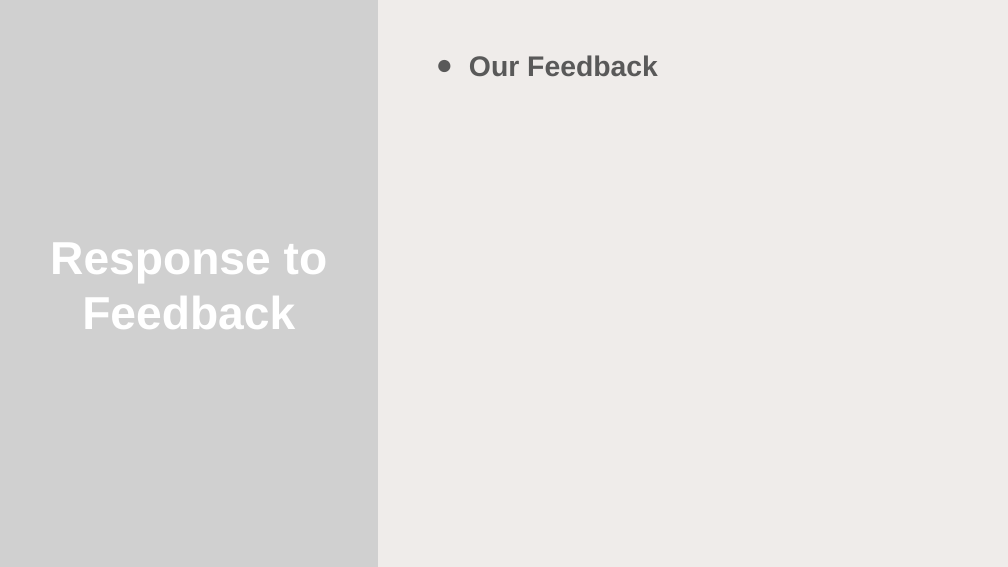
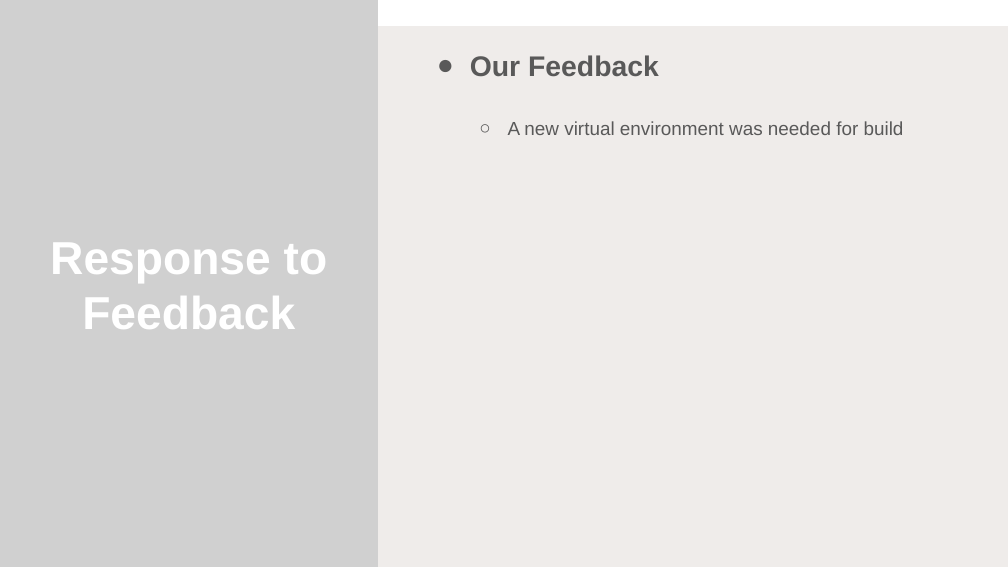
Before and after one commit to contactatfp/theLibrarians, a slide deck: slide 14 of weekly_team_presentation/week7.pptx. Drawn at 1008x567 pixels with LibreOffice and Linux fonts; fonts in the diff are those of the drawing; grey boxes stand for pictures; background and template pictures are left out. Boxes give left, top, right and bottom in pixels: in the first picture for what was removed or moved away, otherwise in the second. Text is boxed around its words. In the diff, an @@ line names an element or a change of style, - is before the commit and + after.

Commit message:
update week7

```diff
--- a/weekly_team_presentation/week7.pptx
+++ b/weekly_team_presentation/week7.pptx
@@ rectangle: place and size @@
-rectangle at (0,0,1008,567)
+rectangle at (0,26,1008,567)
@@ text at (508,121,904,135): paragraph added @@
+  ○ A new virtual environment was needed for build
```
